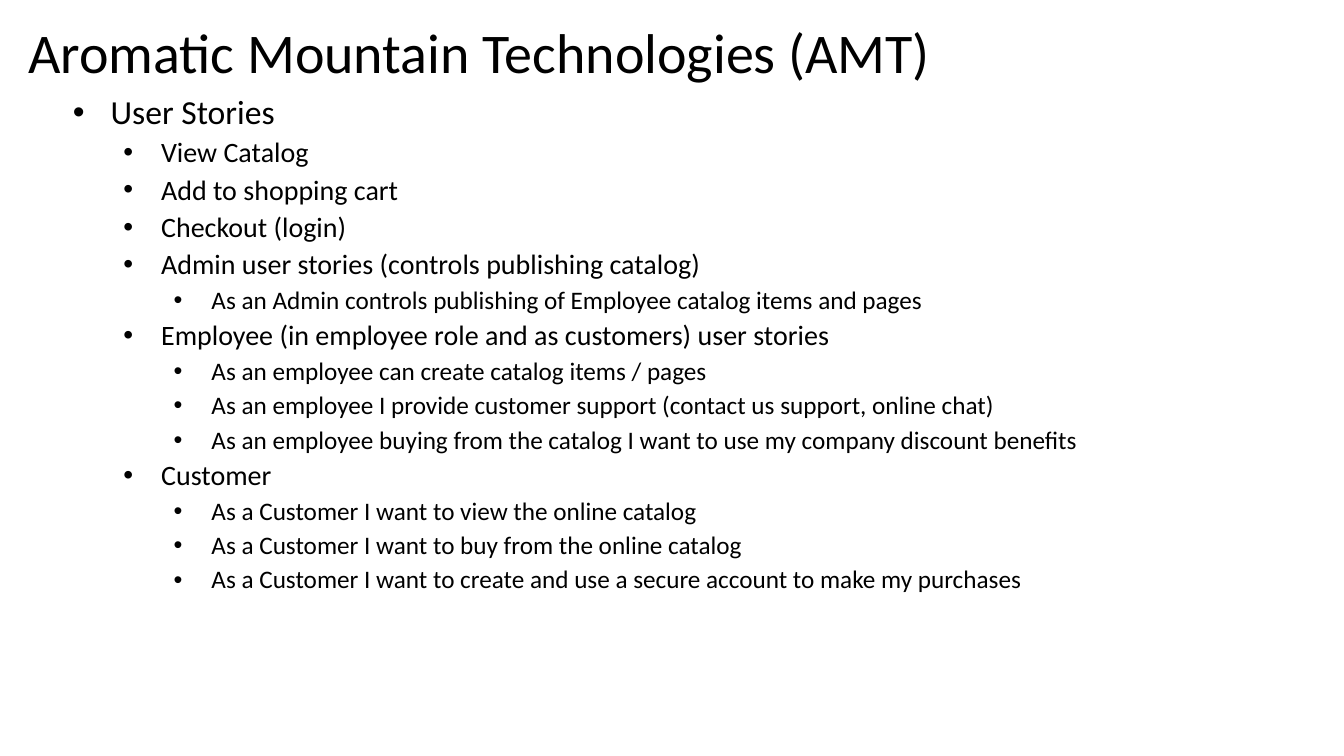
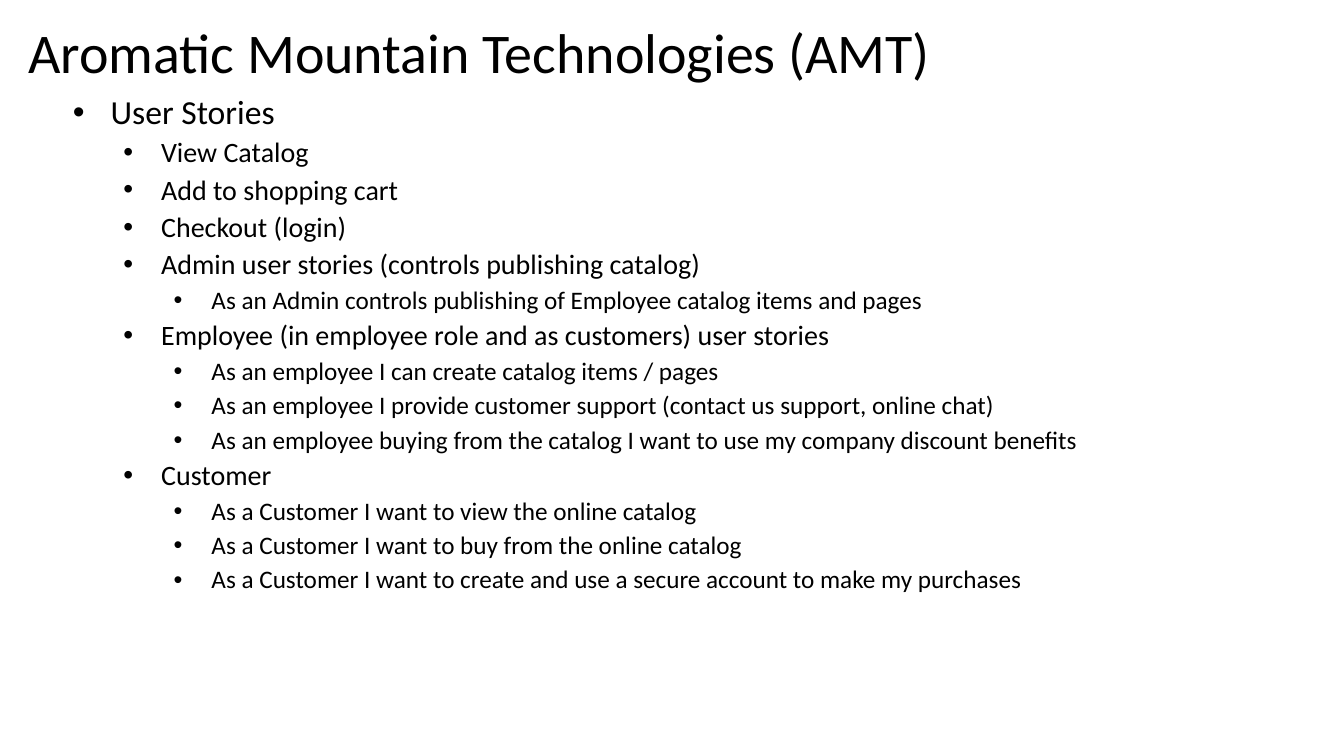
Before and after one commit to tlw8253/Aromatic-Mountain-Technologies-BE, a slide deck: slide 2 of docs/AMT.pptx. Drawn at 1344x756 pixels with LibreOffice and Linux fonts; fonts in the diff are those of the drawing. Boxes give left, top, right and bottom in pixels: in the first picture for what was removed or moved away, otherwise in the second. Text is boxed around its words. In the diff, an @@ line names an element or a change of style, - is before the commit and + after.

```diff
--- a/docs/AMT.pptx
+++ b/docs/AMT.pptx
@@ subtitle at bbox=[211, 362, 718, 385]: text changed @@
-    • As an employee can create catalog items / pages
+    • As an employee I can create catalog items / pages
```
Also in this commit, not shown: 3 other slides changed, 5 slides removed, 35 other files.
